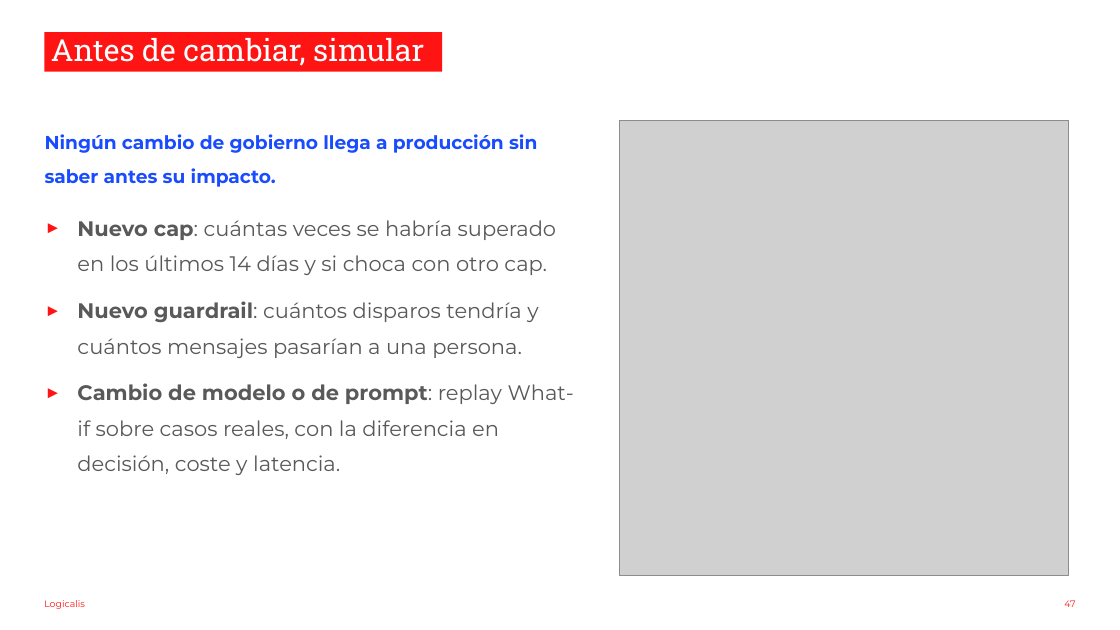
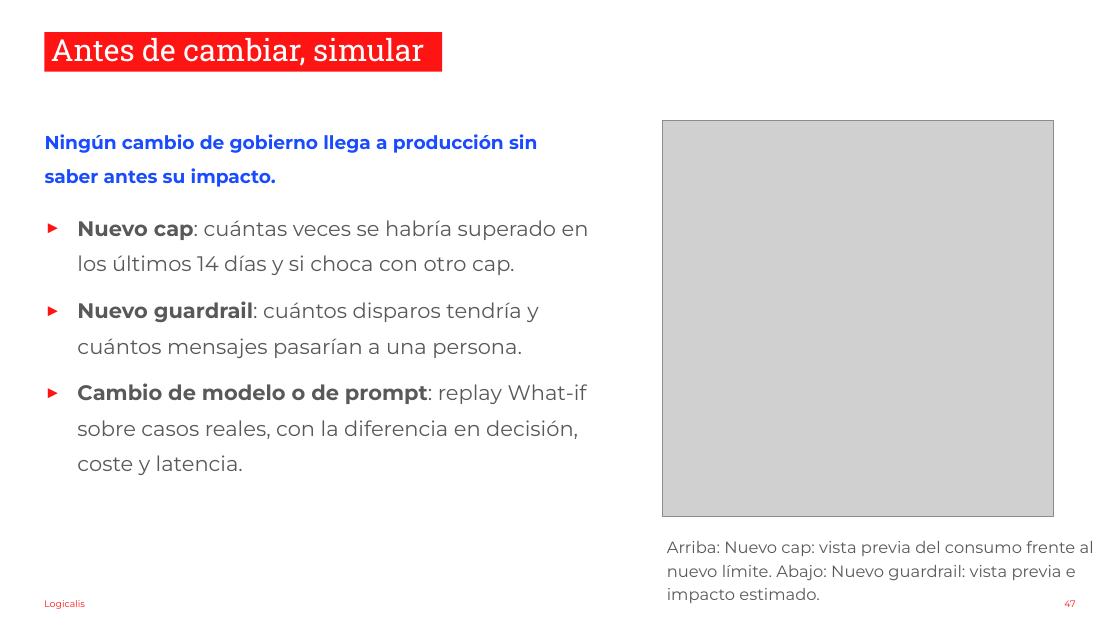
Before and after one commit to nachoenjuto/fnol-triage-v2, a slide deck: slide 47 of _docs/slides-observabilidad.pptx. Drawn at 1120x630 pixels with LibreOffice and Linux fonts; fonts in the diff are those of the drawing; grey boxes stand for pictures; background and template pictures are left out. Boxes give left, top, right and bottom in pixels: in the first picture for what was removed or moved away, otherwise in the second. Text is boxed around its words. In the diff, an @@ line names an element or a change of style, - is before the commit and + after.

```diff
--- a/_docs/slides-observabilidad.pptx
+++ b/_docs/slides-observabilidad.pptx
@@ picture: place and size @@
-picture at (620,120,1069,576)
+picture at (663,120,1054,517)
@@ text "Nuevo cap: cuántas veces se ..." rewrapped from (77,220,574,475) to (77,220,589,475) @@
@@ text added at (667,541,1094,603), 14 pt, text #595959 @@
+Arriba: Nuevo cap: vista previa del consumo frente al nuevo límite. Abajo: Nuevo guardrail: vista previa e impacto estimado.
```
Also in this commit, not shown: 18 other slides changed, 20 slides added, 20 slides removed, 3 other files.
